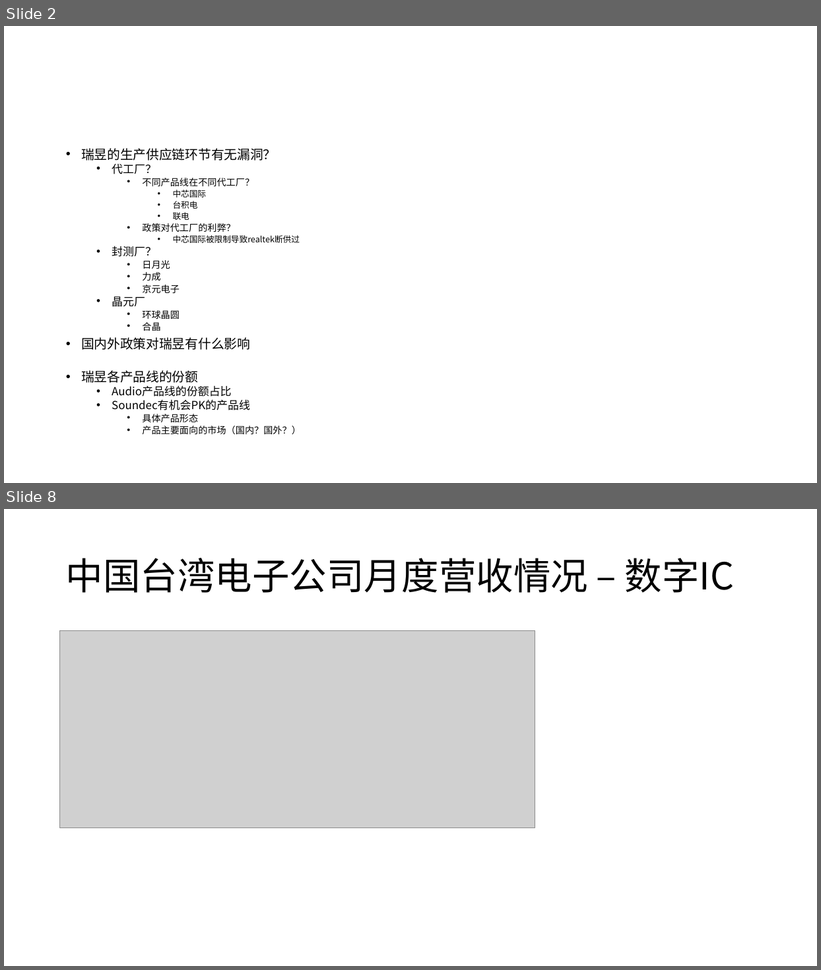
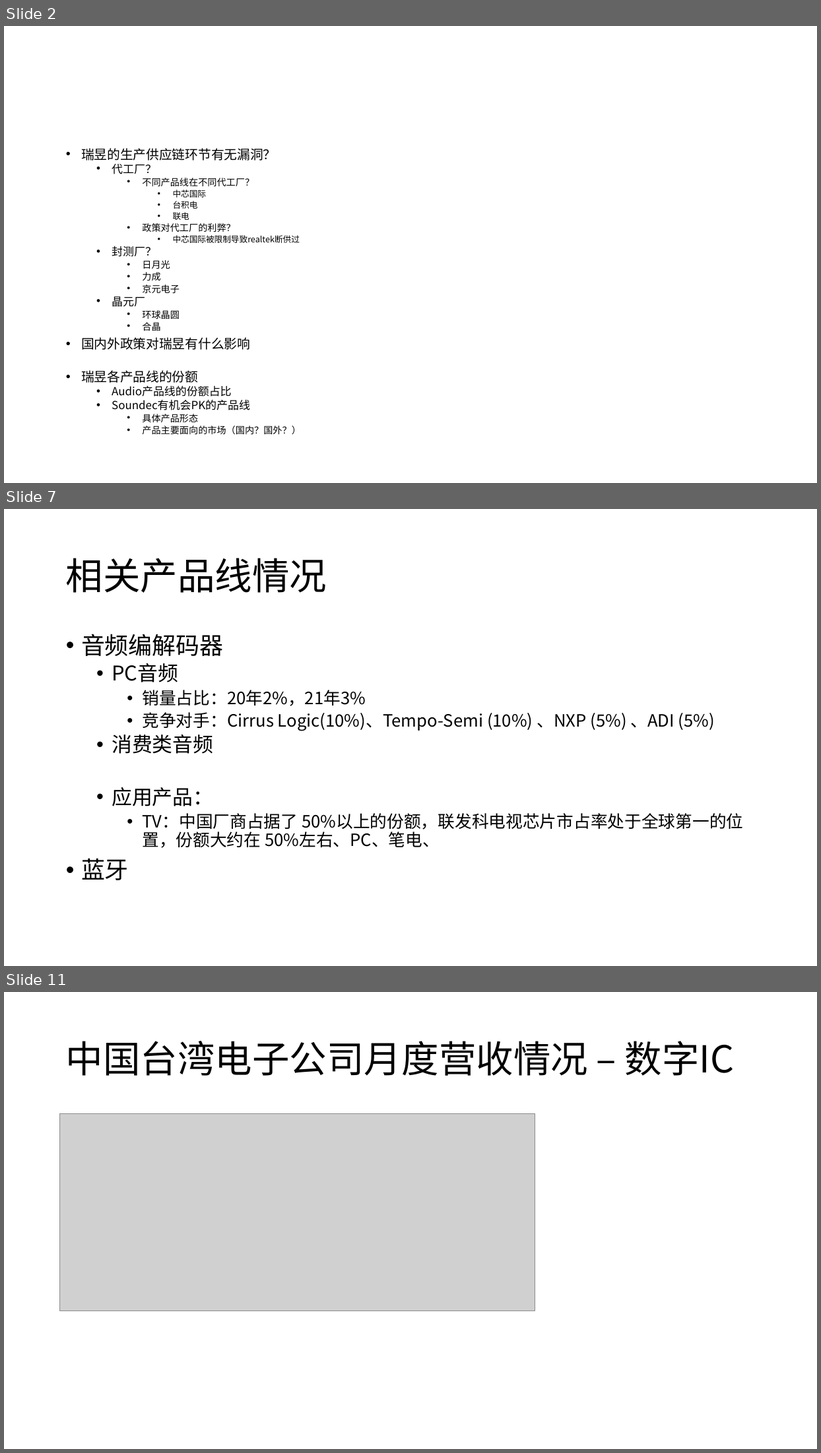
Before and after one commit to rosabai666/soundec, a slide deck: 2023/02产品/SNC8x/01)竞品分析/00)竞品芯片分析/品牌产品路线分析/Realtek/Realtek产品线分析.pptx. Shown one above the other, each under a label of ours: slides 2 and 8 before the commit, slides 2, 7 and 11 after it; the slides between them are not shown. The pictures are 821x970 and 821x1453 pixels, drawn with LibreOffice and Linux fonts; fonts in the diff are those of the drawing; grey boxes stand for pictures. Boxes give left, top, right and bottom in pixels: in the first picture for what was removed or moved away, otherwise in the second. Text is boxed around its words. In the diff, an @@ line names an element or a change of style, - is before the commit and + after.

```diff
--- a/2023/02产品/SNC8x/01)竞品分析/00)竞品芯片分析/品牌产品路线分析/Realtek/Realtek产品线分析.pptx
+++ b/2023/02产品/SNC8x/01)竞品分析/00)竞品芯片分析/品牌产品路线分析/Realtek/Realtek产品线分析.pptx
@@ slide 7 added at (4, 509, 817, 966), background #FFFFFF @@
@@ title added at (66, 558, 327, 593), 44 pt, text #000000 @@
+相关产品线情况
@@ text added at (81, 634, 743, 881), 20 pt, text #000000 @@
+• 音频编解码器
+  • PC音频
+    • 销量占比：20年2%，21年3%
+    • 竞争对手：Cirrus Logic(10%)、Tempo-Semi (10%) 、NXP (5%) 、ADI (5%)
+  • 消费类音频
+  • 应用产品：
+    • TV：中国厂商占据了 50%以上的份额，联发科电视芯片市占率处于全球第一的位置，份额大约在 50%左右、PC、笔电、
+• 蓝牙
@@ what was slide 8 is now slide 11 @@
```
Also in this commit, not shown: 4 slides changed, 5 other slides added, 1 slide removed, 17 other files.
